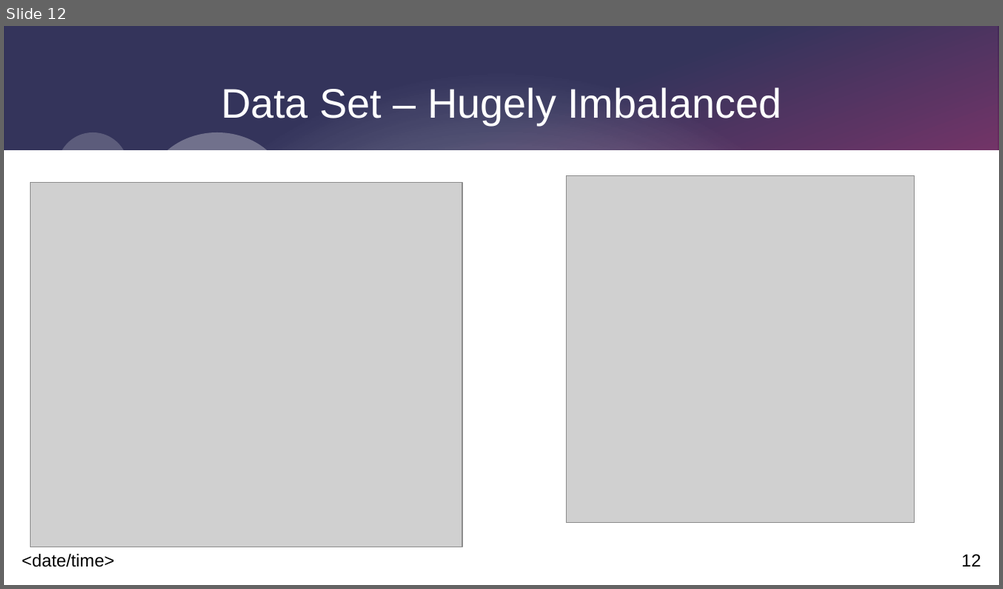
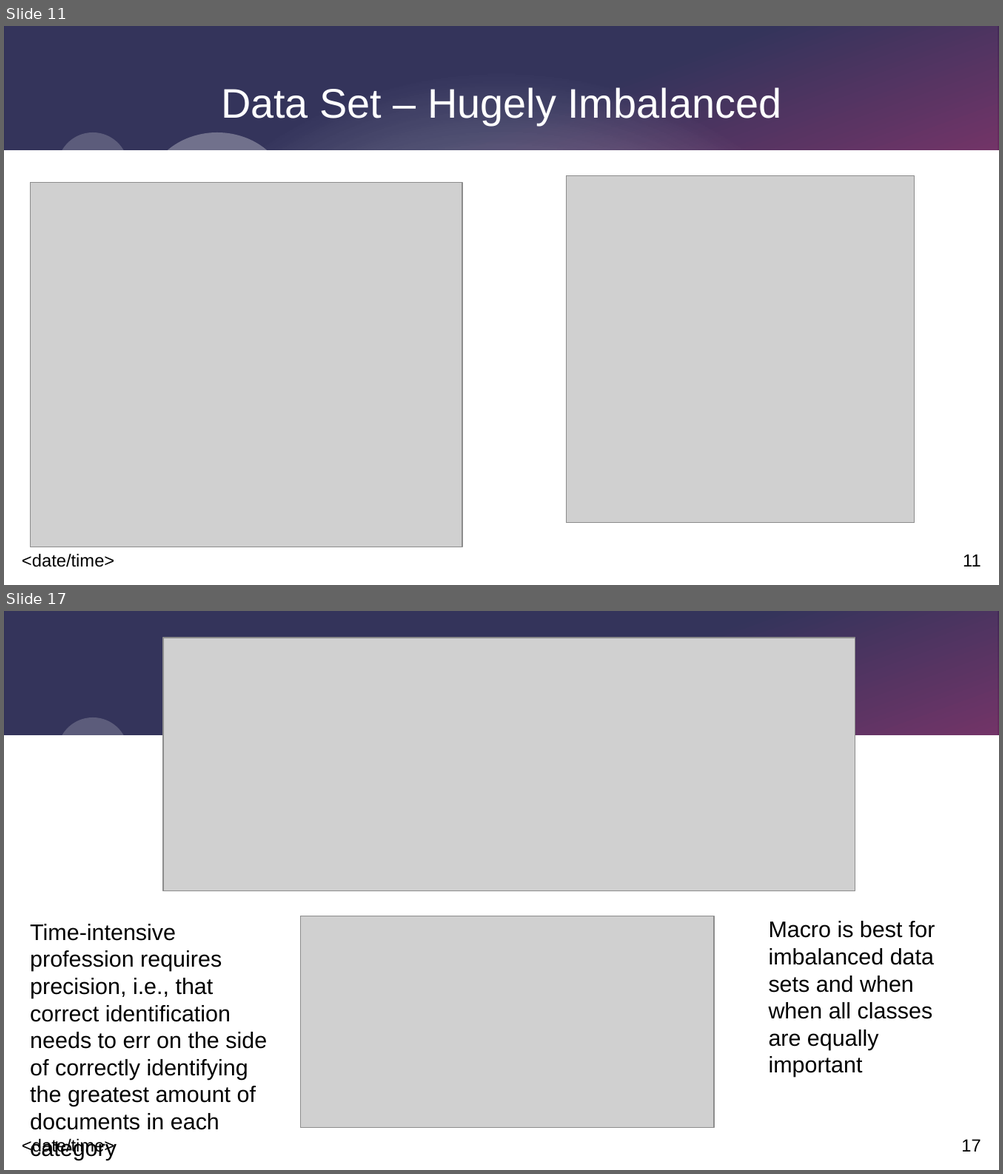
Before and after one commit to RMLanders/filevine_casestudy, a slide deck: presentation.odp. Shown one above the other, each under a label of ours: slide 12 before the commit, slides 11 and 17 after it; the slides between them are not shown. The pictures are 1003x589 and 1003x1174 pixels, drawn with LibreOffice and Linux fonts; fonts in the diff are those of the drawing; grey boxes stand for pictures. Boxes give left, top, right and bottom in pixels: in the first picture for what was removed or moved away, otherwise in the second. Text is boxed around its words. In the diff, an @@ line names an element or a change of style, - is before the commit and + after.

```diff
--- a/presentation.odp
+++ b/presentation.odp
@@ slide 17 added at [4,611,999,1170], background #FFFFFF; not listed: 9 template elements that a slide beside it also shows @@
@@ picture added at [163,638,855,891] @@
@@ picture added at [300,916,714,1128] @@
@@ text added at [768,921,935,1077], 18 pt, text #000000 @@
+Macro is best for imbalanced data sets and when when all classes are equally important
@@ text added at [30,924,267,1161], 18 pt, text #000000 @@
+Time-intensive profession requires precision, i.e., that correct identification needs to err on the side of correctly identifying the greatest amount of documents in each category
@@ what was slide 12 is now slide 11 @@
@@ page number at [962,554,981,567]: text changed @@
-12
+11
```
Also in this commit, not shown: 6 slides changed, 4 other slides added, 3 slides removed, 2 other files.
